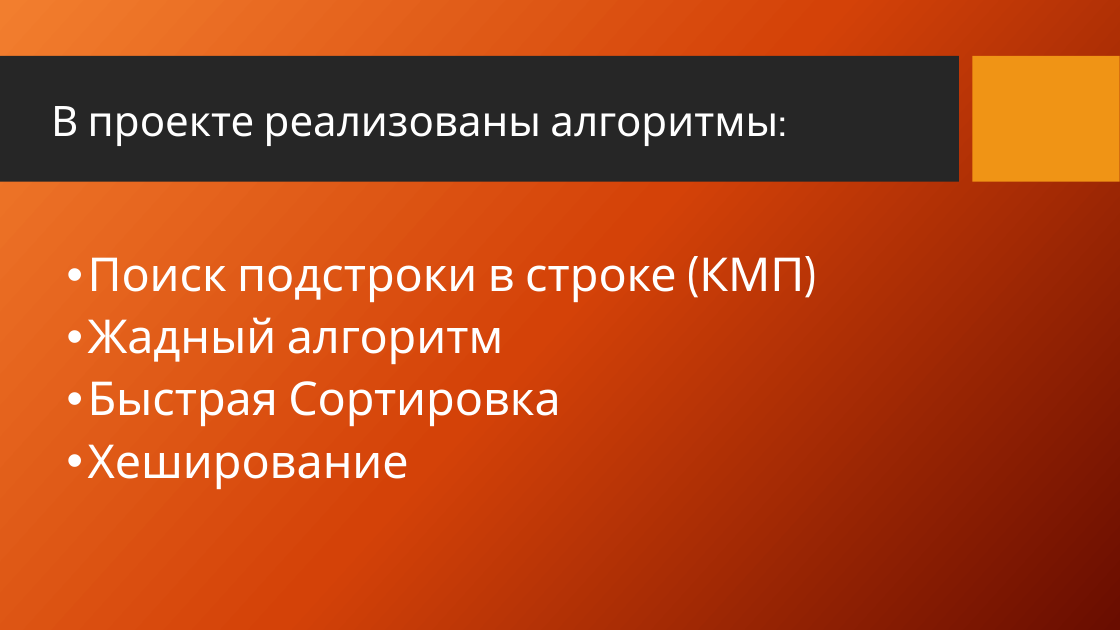
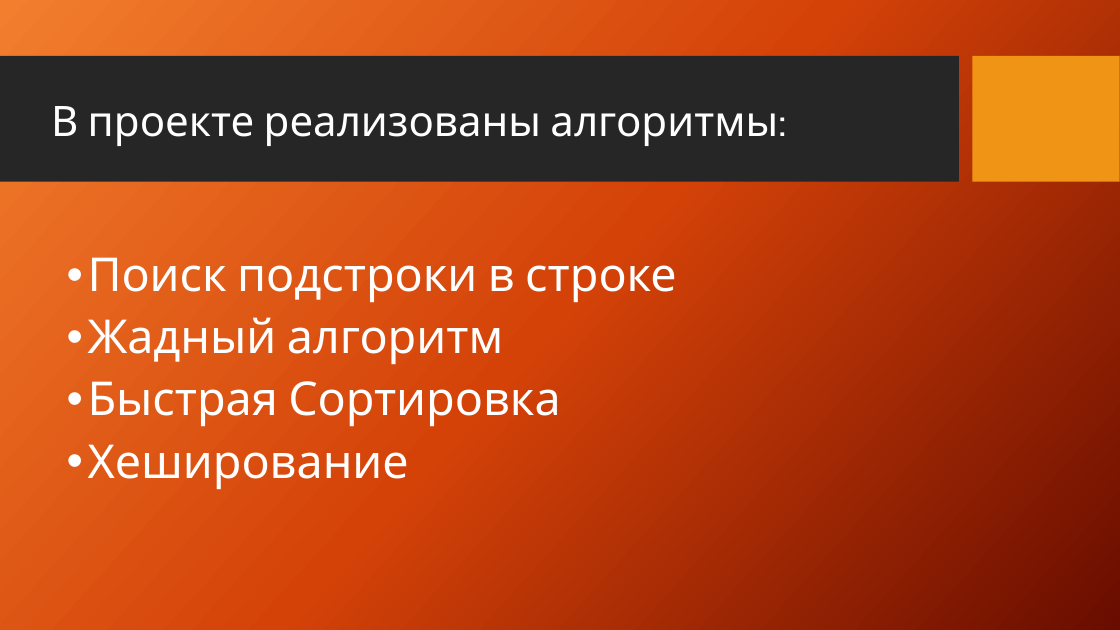
Before and after one commit to MaxMls/Little-china, a slide deck: slide 4 of My_Little_China.pptx. Drawn at 1120x630 pixels with LibreOffice and Linux fonts; fonts in the diff are those of the drawing; background and template pictures are left out. Boxes give left, top, right and bottom in pixels: in the first picture for what was removed or moved away, otherwise in the second. Text is boxed around its words. In the diff, an @@ line names an element or a change of style, - is before the commit and + after.

```diff
--- a/My_Little_China.pptx
+++ b/My_Little_China.pptx
@@ text at (88, 257, 676, 303): text changed @@
-• Поиск подстроки в строке (КМП)
+• Поиск подстроки в строке
```
Also in this commit, not shown: 1 other slide changed.
